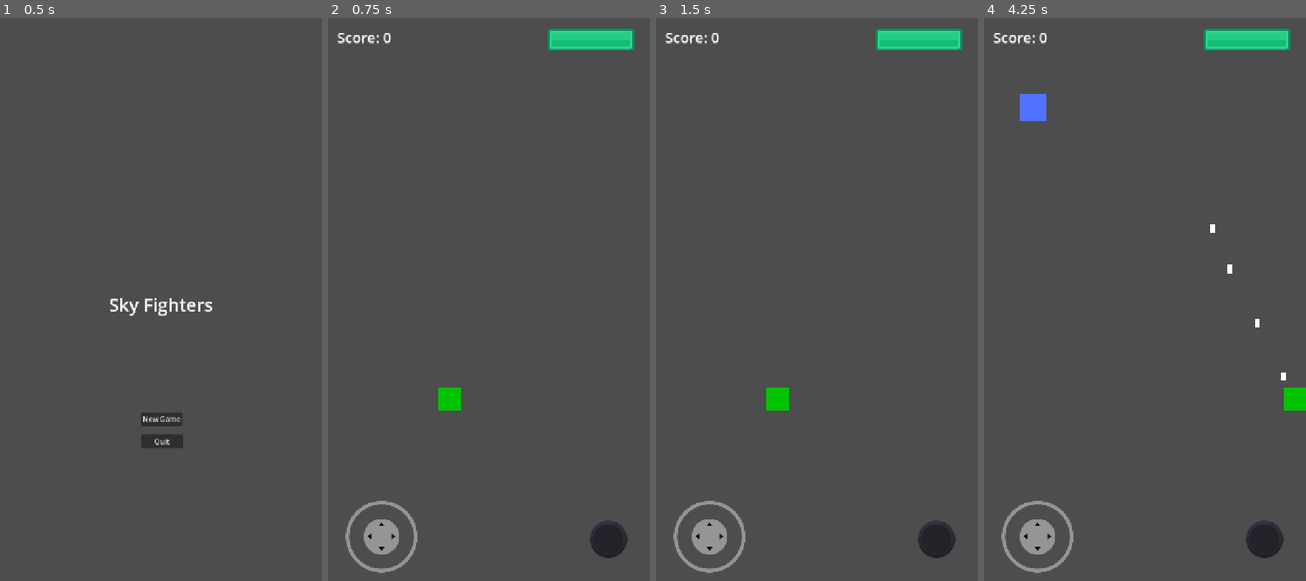
Above: before the commit, frames 1-4 (left to right).
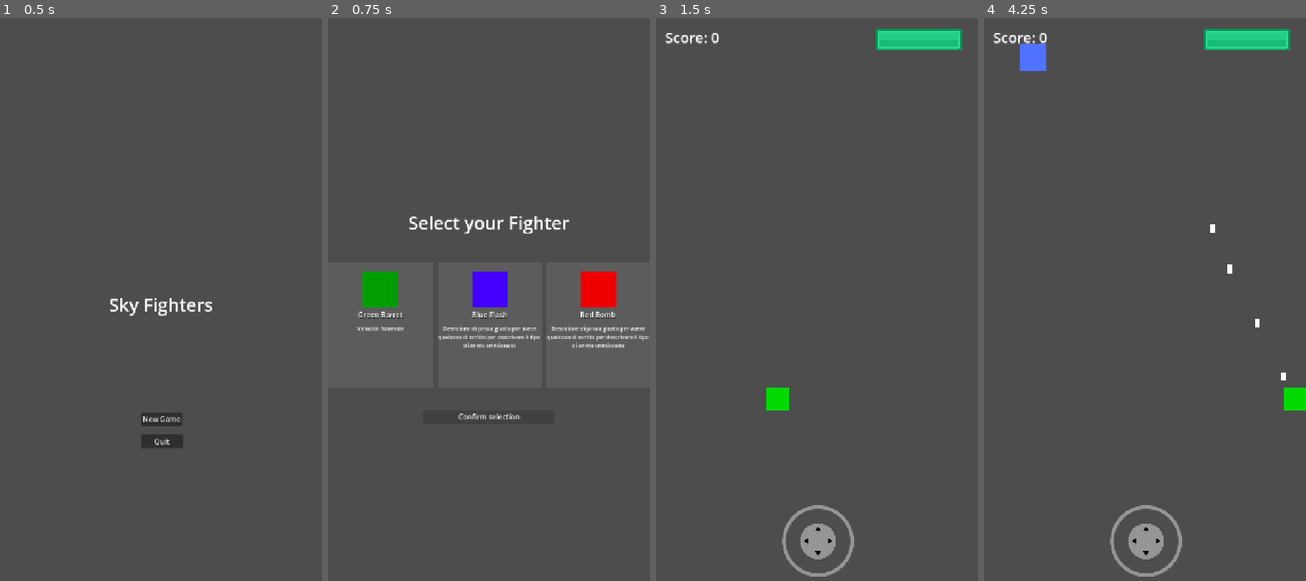
Above: after the commit, the same moments.

Repository: Crystopher/sky_fighters_1945
Game: Godot game, scene res://menu_principale.tscn
Two runs of this game, one before a commit and one after it. Both use one fixed random seed, a clock stepped at 60 frames per second and the inputs below.
Inputs (mouse positions are in pixels of both pictures, inside the frame that each line leads up to):
- Up to frame 1 (0.5 s): no input
- Up to frame 2 (0.75 s): click "New Game" at 0.5 s
- Up to frame 3 (1.5 s): click (817, 417) at 1.25 s, where only the run after the commit has a clickable "Confirm selection"
- Up to frame 4 (4.25 s): tap Enter at 2 s; move the mouse to (1215, 276) at 2.02 s; hold Right (ui_right) 2.03-2.75 s; tap Space (sparo) at 2.1, 3.6 s; click (1215, 276) at 2.17 s; drag from (1080, 333) to (1199, 400) at 2.77 s; move the mouse to (1177, 175) at 3.52 s; hold Right (ui_right) from 3.53 s (still down)

Frame 1 is identical in both runs. In frame 2, 7.0% of the frame differs, in the area x 2-100%, y 1-99%; in frame 3, 2.6%; in frame 4, 3.4%.

Commit message:
added player selection logic

Diff:
--- a/GameManager.gd
+++ b/GameManager.gd
@@ -6,6 +6,16 @@
 
 var current_level = 1
 var current_wave = 0
+
+# Carichiamo le scene dei giocatori disponibili
+const GIOCATORI_DISPONIBILI = {
+	"verde": preload("res://assets/characters/player_green.tscn"),
+	"blue": preload("res://assets/characters/player_blue.tscn"),
+	"rosso": preload("res://assets/characters/player_red.tscn")
+}
+
+# Memorizziamo la scelta attuale del giocatore (il verde sarà il default)
+var giocatore_selezionato = "verde"
 
 func reset_level():
 	punteggio_attuale = 0
--- /dev/null
+++ b/assets/characters/player_base.tscn
@@ -0,0 +1,46 @@
+[gd_scene load_steps=6 format=3 uid="uid://rcxd2yl0s8qt"]
+
+[ext_resource type="Script" uid="uid://c8ea6vawhlr11" path="res://assets/characters/scripts/player.gd" id="1_3rtcq"]
+[ext_resource type="PackedScene" uid="uid://ch2g7xbfx36fk" path="res://assets/characters/powerups/railgun.tscn" id="2_owjqt"]
+[ext_resource type="AudioStream" uid="uid://bhjyfmxkm5jm0" path="res://assets/characters/audio/explosion.wav" id="4_33bko"]
+[ext_resource type="AudioStream" uid="uid://c1l510bak2xg8" path="res://assets/characters/audio/hit.wav" id="4_gmphs"]
+
+[sub_resource type="RectangleShape2D" id="RectangleShape2D_rua17"]
+size = Vector2(52, 53)
+
+[node name="Giocatore" type="Area2D" groups=["giocatore"]]
+collision_mask = 12
+script = ExtResource("1_3rtcq")
+proiettile_scena = ExtResource("2_owjqt")
+
+[node name="ColorRect" type="ColorRect" parent="."]
+custom_minimum_size = Vector2(50, 50)
+offset_left = -25.0
+offset_top = -25.0
+offset_right = 25.0
+offset_bottom = 25.0
+color = Color(0, 0.768627, 0, 1)
+metadata/_edit_use_anchors_ = true
+
+[node name="CollisionShape2D" type="CollisionShape2D" parent="."]
+shape = SubResource("RectangleShape2D_rua17")
+
+[node name="SuonoMorte" type="AudioStreamPlayer" parent="."]
+stream = ExtResource("4_33bko")
+volume_db = 3.748
+
+[node name="SuonoColpo" type="AudioStreamPlayer" parent="."]
+stream = ExtResource("4_gmphs")
+volume_db = 5.0
+
+[node name="HitFlashTimer" type="Timer" parent="."]
+wait_time = 0.3
+one_shot = true
+ignore_time_scale = true
+
+[node name="AutofireTimer" type="Timer" parent="."]
+wait_time = 0.2
+
+[connection signal="area_entered" from="." to="." method="_on_area_entered"]
+[connection signal="timeout" from="HitFlashTimer" to="." method="_on_hit_flash_timer_timeout"]
+[connection signal="timeout" from="AutofireTimer" to="." method="_on_autofire_timer_timeout"]
--- /dev/null
+++ b/assets/characters/player_blu.tscn
@@ -0,0 +1,44 @@
+[gd_scene load_steps=5 format=3 uid="uid://vu56itgmovra"]
+
+[ext_resource type="Script" uid="uid://c8ea6vawhlr11" path="res://assets/characters/scripts/player.gd" id="1_i54va"]
+[ext_resource type="AudioStream" uid="uid://bhjyfmxkm5jm0" path="res://assets/characters/audio/explosion.wav" id="3_sljd5"]
+[ext_resource type="AudioStream" uid="uid://c1l510bak2xg8" path="res://assets/characters/audio/hit.wav" id="4_ipevg"]
+
+[sub_resource type="RectangleShape2D" id="RectangleShape2D_rua17"]
+size = Vector2(52, 53)
+
+[node name="GiocatoreBlue" type="Area2D" groups=["giocatore"]]
+collision_mask = 12
+script = ExtResource("1_i54va")
+
+[node name="ColorRect" type="ColorRect" parent="."]
+custom_minimum_size = Vector2(50, 50)
+offset_left = -25.0
+offset_top = -25.0
+offset_right = 25.0
+offset_bottom = 25.0
+color = Color(0.0862745, 0, 1, 1)
+metadata/_edit_use_anchors_ = true
+
+[node name="CollisionShape2D" type="CollisionShape2D" parent="."]
+shape = SubResource("RectangleShape2D_rua17")
+
+[node name="SuonoMorte" type="AudioStreamPlayer" parent="."]
+stream = ExtResource("3_sljd5")
+volume_db = 3.748
+
+[node name="SuonoColpo" type="AudioStreamPlayer" parent="."]
+stream = ExtResource("4_ipevg")
+volume_db = 5.0
+
+[node name="HitFlashTimer" type="Timer" parent="."]
+wait_time = 0.3
+one_shot = true
+ignore_time_scale = true
+
+[node name="AutofireTimer" type="Timer" parent="."]
+wait_time = 0.2
+
+[connection signal="area_entered" from="." to="." method="_on_area_entered"]
+[connection signal="timeout" from="HitFlashTimer" to="." method="_on_hit_flash_timer_timeout"]
+[connection signal="timeout" from="AutofireTimer" to="." method="_on_autofire_timer_timeout"]
--- /dev/null
+++ b/assets/characters/player_blue.tscn
@@ -0,0 +1,11 @@
+[gd_scene load_steps=3 format=3 uid="uid://dgnav3xvt7b08"]
+
+[ext_resource type="PackedScene" uid="uid://rcxd2yl0s8qt" path="res://assets/characters/player_base.tscn" id="1_qv3x8"]
+[ext_resource type="PackedScene" uid="uid://cbnywcke0hw8j" path="res://assets/characters/powerups/railgunlow.tscn" id="2_w3sbs"]
+
+[node name="Giocatore" instance=ExtResource("1_qv3x8")]
+velocita = 450.0
+proiettile_scena = ExtResource("2_w3sbs")
+
+[node name="ColorRect" parent="." index="0"]
+color = Color(0, 0, 1, 1)
--- /dev/null
+++ b/assets/characters/player_green.tscn
@@ -0,0 +1,47 @@
+[gd_scene load_steps=6 format=3 uid="uid://b88vek6t71s80"]
+
+[ext_resource type="Script" uid="uid://c8ea6vawhlr11" path="res://assets/characters/scripts/player.gd" id="1_l2c4c"]
+[ext_resource type="PackedScene" uid="uid://ch2g7xbfx36fk" path="res://assets/characters/powerups/railgun.tscn" id="2_dqfg1"]
+[ext_resource type="AudioStream" uid="uid://bhjyfmxkm5jm0" path="res://assets/characters/audio/explosion.wav" id="3_03p02"]
+[ext_resource type="AudioStream" uid="uid://c1l510bak2xg8" path="res://assets/characters/audio/hit.wav" id="4_u7xdr"]
+
+[sub_resource type="RectangleShape2D" id="RectangleShape2D_rua17"]
+size = Vector2(52, 53)
+
+[node name="GiocatoreVerde" type="Area2D" groups=["giocatore"]]
+collision_mask = 12
+script = ExtResource("1_l2c4c")
+proiettile_scena = ExtResource("2_dqfg1")
+energy_max = 12
+
+[node name="ColorRect" type="ColorRect" parent="."]
+custom_minimum_size = Vector2(50, 50)
+offset_left = -25.0
+offset_top = -25.0
+offset_right = 25.0
+offset_bottom = 25.0
+color = Color(0, 0.85098, 0, 1)
+metadata/_edit_use_anchors_ = true
+
+[node name="CollisionShape2D" type="CollisionShape2D" parent="."]
+shape = SubResource("RectangleShape2D_rua17")
+
+[node name="SuonoMorte" type="AudioStreamPlayer" parent="."]
+stream = ExtResource("3_03p02")
+volume_db = 3.748
+
+[node name="SuonoColpo" type="AudioStreamPlayer" parent="."]
+stream = ExtResource("4_u7xdr")
+volume_db = 5.0
+
+[node name="HitFlashTimer" type="Timer" parent="."]
+wait_time = 0.3
+one_shot = true
+ignore_time_scale = true
+
+[node name="AutofireTimer" type="Timer" parent="."]
+wait_time = 0.2
+
+[connection signal="area_entered" from="." to="." method="_on_area_entered"]
+[connection signal="timeout" from="HitFlashTimer" to="." method="_on_hit_flash_timer_timeout"]
+[connection signal="timeout" from="AutofireTimer" to="." method="_on_autofire_timer_timeout"]
--- a/assets/characters/player.tscn
+++ b/assets/characters/player_red.tscn
@@ -1,17 +1,19 @@
-[gd_scene load_steps=6 format=3 uid="uid://rcxd2yl0s8qt"]
+[gd_scene load_steps=6 format=3 uid="uid://u2pl5o8s73cp"]
 
-[ext_resource type="Script" uid="uid://c8ea6vawhlr11" path="res://assets/characters/player.gd" id="1_3rtcq"]
-[ext_resource type="PackedScene" uid="uid://ch2g7xbfx36fk" path="res://assets/powerups/railgun.tscn" id="2_owjqt"]
-[ext_resource type="AudioStream" uid="uid://bhjyfmxkm5jm0" path="res://assets/characters/audio/explosion.wav" id="4_33bko"]
-[ext_resource type="AudioStream" uid="uid://c1l510bak2xg8" path="res://assets/characters/audio/hit.wav" id="4_gmphs"]
+[ext_resource type="Script" uid="uid://c8ea6vawhlr11" path="res://assets/characters/scripts/player.gd" id="1_6gu8q"]
+[ext_resource type="PackedScene" uid="uid://bvj4siaxmvxa6" path="res://assets/characters/powerups/railgunhigh.tscn" id="2_6gu8q"]
+[ext_resource type="AudioStream" uid="uid://bhjyfmxkm5jm0" path="res://assets/characters/audio/explosion.wav" id="3_unxkj"]
+[ext_resource type="AudioStream" uid="uid://c1l510bak2xg8" path="res://assets/characters/audio/hit.wav" id="4_u8lqw"]
 
 [sub_resource type="RectangleShape2D" id="RectangleShape2D_rua17"]
 size = Vector2(52, 53)
 
-[node name="Giocatore" type="Area2D" groups=["giocatore"]]
+[node name="GiocatoreRosso" type="Area2D" groups=["giocatore"]]
 collision_mask = 12
-script = ExtResource("1_3rtcq")
-proiettile_scena = ExtResource("2_owjqt")
+script = ExtResource("1_6gu8q")
+velocita = 200.0
+proiettile_scena = ExtResource("2_6gu8q")
+energy_max = 15
 
 [node name="ColorRect" type="ColorRect" parent="."]
 custom_minimum_size = Vector2(50, 50)
@@ -19,18 +21,18 @@
 offset_top = -25.0
 offset_right = 25.0
 offset_bottom = 25.0
-color = Color(0, 0.768627, 0, 1)
+color = Color(1, 0, 0.0117647, 1)
 metadata/_edit_use_anchors_ = true
 
 [node name="CollisionShape2D" type="CollisionShape2D" parent="."]
 shape = SubResource("RectangleShape2D_rua17")
 
 [node name="SuonoMorte" type="AudioStreamPlayer" parent="."]
-stream = ExtResource("4_33bko")
+stream = ExtResource("3_unxkj")
 volume_db = 3.748
 
 [node name="SuonoColpo" type="AudioStreamPlayer" parent="."]
-stream = ExtResource("4_gmphs")
+stream = ExtResource("4_u8lqw")
 volume_db = 5.0
 
 [node name="HitFlashTimer" type="Timer" parent="."]
--- /dev/null
+++ b/assets/characters/powerups/railgun.tscn
@@ -0,0 +1,28 @@
+[gd_scene load_steps=4 format=3 uid="uid://ch2g7xbfx36fk"]
+
+[ext_resource type="Script" uid="uid://bd8svnqk4bb3f" path="res://assets/characters/powerups/scripts/railgun.gd" id="1_jdd78"]
+[ext_resource type="AudioStream" uid="uid://cc0vm327m7bwm" path="res://assets/characters/powerups/audio/railgun.ogg" id="2_0j7qk"]
+
+[sub_resource type="RectangleShape2D" id="RectangleShape2D_vwo73"]
+size = Vector2(10, 20)
+
+[node name="RailGun" type="Area2D" groups=["proiettili_giocatore"]]
+position = Vector2(253, 144)
+collision_layer = 2
+collision_mask = 4
+script = ExtResource("1_jdd78")
+
+[node name="ColorRect" type="ColorRect" parent="."]
+offset_left = -5.0
+offset_top = -10.0
+offset_right = 5.0
+offset_bottom = 10.0
+metadata/_edit_use_anchors_ = true
+
+[node name="CollisionShape2D" type="CollisionShape2D" parent="."]
+shape = SubResource("RectangleShape2D_vwo73")
+
+[node name="Sparo" type="AudioStreamPlayer" parent="."]
+stream = ExtResource("2_0j7qk")
+
+[connection signal="area_entered" from="." to="." method="_on_area_entered"]
--- a/assets/powerups/railgun.tscn
+++ b/assets/characters/powerups/railgunhigh.tscn
@@ -1,7 +1,7 @@
-[gd_scene load_steps=4 format=3 uid="uid://ch2g7xbfx36fk"]
+[gd_scene load_steps=4 format=3 uid="uid://bvj4siaxmvxa6"]
 
-[ext_resource type="Script" uid="uid://bd8svnqk4bb3f" path="res://assets/powerups/railgun.gd" id="1_jdd78"]
-[ext_resource type="AudioStream" uid="uid://cc0vm327m7bwm" path="res://assets/powerups/audio/railgun.ogg" id="2_0j7qk"]
+[ext_resource type="Script" uid="uid://bd8svnqk4bb3f" path="res://assets/characters/powerups/scripts/railgun.gd" id="1_l4pe1"]
+[ext_resource type="AudioStream" uid="uid://cc0vm327m7bwm" path="res://assets/characters/powerups/audio/railgun.ogg" id="2_bufex"]
 
 [sub_resource type="RectangleShape2D" id="RectangleShape2D_vwo73"]
 size = Vector2(10, 20)
@@ -10,7 +10,8 @@
 position = Vector2(253, 144)
 collision_layer = 2
 collision_mask = 4
-script = ExtResource("1_jdd78")
+script = ExtResource("1_l4pe1")
+damage = 1.4
 
 [node name="ColorRect" type="ColorRect" parent="."]
 offset_left = -5.0
@@ -23,6 +24,6 @@
 shape = SubResource("RectangleShape2D_vwo73")
 
 [node name="Sparo" type="AudioStreamPlayer" parent="."]
-stream = ExtResource("2_0j7qk")
+stream = ExtResource("2_bufex")
 
 [connection signal="area_entered" from="." to="." method="_on_area_entered"]
--- /dev/null
+++ b/assets/characters/powerups/railgunlow.tscn
@@ -0,0 +1,29 @@
+[gd_scene load_steps=4 format=3 uid="uid://cbnywcke0hw8j"]
+
+[ext_resource type="Script" uid="uid://bd8svnqk4bb3f" path="res://assets/characters/powerups/scripts/railgun.gd" id="1_n0gn0"]
+[ext_resource type="AudioStream" uid="uid://cc0vm327m7bwm" path="res://assets/characters/powerups/audio/railgun.ogg" id="2_as2hp"]
+
+[sub_resource type="RectangleShape2D" id="RectangleShape2D_vwo73"]
+size = Vector2(10, 20)
+
+[node name="RailGun" type="Area2D" groups=["proiettili_giocatore"]]
+position = Vector2(253, 144)
+collision_layer = 2
+collision_mask = 4
+script = ExtResource("1_n0gn0")
+damage = 0.6
+
+[node name="ColorRect" type="ColorRect" parent="."]
+offset_left = -5.0
+offset_top = -10.0
+offset_right = 5.0
+offset_bottom = 10.0
+metadata/_edit_use_anchors_ = true
+
+[node name="CollisionShape2D" type="CollisionShape2D" parent="."]
+shape = SubResource("RectangleShape2D_vwo73")
+
+[node name="Sparo" type="AudioStreamPlayer" parent="."]
+stream = ExtResource("2_as2hp")
+
+[connection signal="area_entered" from="." to="." method="_on_area_entered"]
--- a/assets/powerups/railgun.gd
+++ b/assets/characters/powerups/scripts/railgun.gd
@@ -1,6 +1,7 @@
 extends Area2D
 
-var velocita = 600.0
+@export var velocita = 600.0
+@export var damage = 1.0
 
 @onready var suono_sparo = $Sparo
 # _process viene chiamato a ogni frame, è ottimo per movimenti non legati alla fisica
--- a/assets/characters/player.gd
+++ b/assets/characters/scripts/player.gd
@@ -2,7 +2,6 @@
 
 # La parola chiave @export permette di modificare questa variabile direttamente dall'Inspector di Godot.
 @export var velocita = 300.0
-
 # Esportiamo una variabile di tipo "PackedScene"
 # Questo creerà uno slot nell'Inspector dove potremo trascinare la nostra scena del proiettile.
 @export var proiettile_scena: PackedScene
--- a/assets/enemies/scripts/enemy_base.gd
+++ b/assets/enemies/scripts/enemy_base.gd
@@ -32,7 +32,7 @@
 
 func _on_area_entered(area: Area2D) -> void:
 	if area.is_in_group("proiettili_giocatore"):
-		subire_danno(1)
+		subire_danno(area.damage)
 		area.queue_free()
 	elif area.is_in_group("giocatore"):
 		explode()
--- a/levels/livello_1-1.tscn
+++ b/levels/livello_1-1.tscn
@@ -1,6 +1,5 @@
-[gd_scene load_steps=7 format=3 uid="uid://6kombs85oynt"]
+[gd_scene load_steps=6 format=3 uid="uid://6kombs85oynt"]
 
-[ext_resource type="PackedScene" uid="uid://rcxd2yl0s8qt" path="res://assets/characters/player.tscn" id="1_e6ueo"]
 [ext_resource type="Script" uid="uid://n5m5c8deypol" path="res://levels/spawner_1-1.gd" id="2_hl8rc"]
 [ext_resource type="PackedScene" uid="uid://cve3mrdrtc0r" path="res://assets/enemies/enemy_base.tscn" id="3_ppx52"]
 [ext_resource type="PackedScene" uid="uid://b8judt8newgkh" path="res://ui.tscn" id="4_e6ueo"]
@@ -8,8 +7,6 @@
 [ext_resource type="PackedScene" uid="uid://b71kntjj50abx" path="res://assets/enemies/enemy_strafer.tscn" id="5_ppx52"]
 
 [node name="Livello1-1" type="Node2D"]
-
-[node name="Giocatore" parent="." instance=ExtResource("1_e6ueo")]
 
 [node name="WaveManager" type="Node" parent="."]
 script = ExtResource("2_hl8rc")
--- a/levels/spawner_1-1.gd
+++ b/levels/spawner_1-1.gd
@@ -33,6 +33,10 @@
 
 func _ready():
 	# Inizia la prima ondata all'avvio
+	var scena_giocatore = GameManager.GIOCATORI_DISPONIBILI[GameManager.giocatore_selezionato]
+	var nuovo_giocatore = scena_giocatore.instantiate()
+	get_parent().call_deferred("add_child", nuovo_giocatore)
+
 	start_next_wave()
 
 func start_next_wave():
--- a/menu_principale.gd
+++ b/menu_principale.gd
@@ -4,7 +4,8 @@
 	# get_tree() si riferisce all'albero delle scene del gioco.
 	# change_scene_to_file() carica una nuova scena, distruggendo quella attuale.
 	# "res://" è il percorso della cartella principale del tuo progetto.
-	get_tree().change_scene_to_file("res://levels/livello_1-1.tscn")
+	#get_tree().change_scene_to_file("res://levels/livello_1-1.tscn")
+	get_tree().change_scene_to_file("res://player_selection.tscn")
 
 func _on_button_2_pressed() -> void:
 	# Questo comando chiude l'applicazione.
--- /dev/null
+++ b/player_selection.gd
@@ -0,0 +1,27 @@
+extends Control
+
+@onready var fighter01 = $GridContainer/Fighter01
+@onready var fighter02 = $GridContainer/Fighter02
+@onready var fighter03 = $GridContainer/Fighter03
+
+var selection = null
+
+func _on_button_2_button_down() -> void:
+	$Click.play()
+
+func _on_button_2_pressed() -> void:
+	get_tree().change_scene_to_file("res://levels/livello_1-1.tscn")
+
+func _ready() -> void:
+	var fighters_selection = get_tree().get_nodes_in_group("player_selection")
+	for fighter_select in fighters_selection:
+		fighter_select.fighter_selected.connect(on_fighter_selection)
+
+func on_fighter_selection(hero_key, fighter):
+	selection = fighter
+	var fighters_selection = get_tree().get_nodes_in_group("player_selection")
+	for fighter_select in fighters_selection:
+		fighter_select.is_selected = false
+
+	selection.is_selected = true
+	GameManager.giocatore_selezionato = hero_key
--- /dev/null
+++ b/player_selection.tscn
@@ -0,0 +1,87 @@
+[gd_scene load_steps=4 format=3 uid="uid://crh55wx3d22ph"]
+
+[ext_resource type="Script" uid="uid://c81xqkk8ie1qb" path="res://player_selection.gd" id="1_icves"]
+[ext_resource type="AudioStream" uid="uid://cae3k4j0ximp5" path="res://audio/switch3.ogg" id="2_tf1hx"]
+[ext_resource type="PackedScene" uid="uid://hm4tuawag23b" path="res://selections/fighter_selection_base.tscn" id="3_tf1hx"]
+
+[node name="MenuSelezionaGiocatore" type="Control"]
+layout_mode = 3
+anchors_preset = 15
+anchor_right = 1.0
+anchor_bottom = 1.0
+grow_horizontal = 2
+grow_vertical = 2
+script = ExtResource("1_icves")
+
+[node name="Titolo" type="Label" parent="."]
+layout_mode = 1
+anchors_preset = 14
+anchor_top = 0.5
+anchor_right = 1.0
+anchor_bottom = 0.5
+offset_top = -210.5
+offset_bottom = -155.5
+grow_horizontal = 2
+grow_vertical = 2
+theme_override_font_sizes/font_size = 40
+text = "Select your Fighter"
+horizontal_alignment = 1
+
+[node name="Button2" type="Button" parent="."]
+layout_mode = 1
+anchors_preset = 14
+anchor_top = 0.5
+anchor_right = 1.0
+anchor_bottom = 0.5
+offset_left = 212.0
+offset_top = 235.0
+offset_right = -214.0
+offset_bottom = 266.0
+grow_horizontal = 2
+grow_vertical = 2
+text = "Confirm selection"
+
+[node name="Click" type="AudioStreamPlayer" parent="."]
+stream = ExtResource("2_tf1hx")
+
+[node name="GridContainer" type="GridContainer" parent="."]
+layout_mode = 1
+anchors_preset = 14
+anchor_top = 0.5
+anchor_right = 1.0
+anchor_bottom = 0.5
+offset_top = -94.0
+offset_bottom = 184.0
+grow_horizontal = 2
+grow_vertical = 2
+theme_override_constants/h_separation = 10
+columns = 3
+
+[node name="Fighter01" parent="GridContainer" groups=["player_selection"] instance=ExtResource("3_tf1hx")]
+layout_mode = 2
+size_flags_horizontal = 3
+size_flags_vertical = 3
+Description = "Velocità: Normale"
+Avatar = Color(0, 0.619608, 0, 1)
+HeroKey = "verde"
+
+[node name="Fighter02" parent="GridContainer" groups=["player_selection"] instance=ExtResource("3_tf1hx")]
+layout_mode = 2
+size_flags_horizontal = 3
+size_flags_vertical = 3
+Name = "Blue Flash"
+Description = "Desrizione di prova giusto per avere qualcosa di scritto per descrivere il tipo di aereo selezionato"
+Avatar = Color(0.266769, 0.00284106, 1, 1)
+HeroKey = "blue"
+
+[node name="Fighter03" parent="GridContainer" groups=["player_selection"] instance=ExtResource("3_tf1hx")]
+layout_mode = 2
+size_flags_horizontal = 3
+size_flags_vertical = 3
+Name = "Red Bomb"
+Description = "Desrizione di prova giusto per avere qualcosa di scritto per descrivere il tipo di aereo selezionato"
+Avatar = Color(0.933333, 0, 0, 1)
+HeroKey = "rosso"
+
+[connection signal="button_down" from="Button2" to="." method="_on_button_2_button_down"]
+[connection signal="pressed" from="Button2" to="." method="_on_button_2_pressed"]
--- /dev/null
+++ b/selections/fighter_01.tscn
@@ -0,0 +1,9 @@
+[gd_scene load_steps=2 format=3 uid="uid://b01gb4j0co0fc"]
+
+[ext_resource type="PackedScene" uid="uid://hm4tuawag23b" path="res://selections/fighter_selection_base.tscn" id="1_72rp0"]
+
+[node name="Fighter01" instance=ExtResource("1_72rp0")]
+Name = "Green Barret"
+Description = "Green BarretGreen BarretGreen BarretGreen BarretGreen BarretGreen BarretGreen BarretGreen Barret Green Barret Green Barret Green Barret Green Barret"
+Avatar = Color(0, 1, 0, 1)
+HeroKey = null
--- /dev/null
+++ b/selections/fighter_selection_base.gd
@@ -0,0 +1,45 @@
+@tool
+
+extends Control
+
+signal fighter_selected(hero_selected_key, fighter)
+
+@onready var bgColor = $Bg.color
+
+var is_selected := false:
+	set(value):
+		_highlightSelection(value)
+
+func _highlightSelection(selected):
+	if selected:
+		$Bg.color = Color("0000003c")
+	else:
+		$Bg.color = bgColor
+
+
+@export var Name := "Green Berret":
+	set(v):
+		if $Name != null:
+			$Name.text = v
+	get:
+		return $Name.text
+
+@export var Description: String:
+	set(value):
+		if $Description != null:
+			$Description.text = value
+	get:
+		return $Description.text
+
+@export var Avatar: Color:
+	set(value):
+		if $Avatar != null:
+			$Avatar.color = value
+	get:
+		return $Avatar.color
+
+@export var HeroKey: String
+
+
+func _on_button_pressed() -> void:
+	fighter_selected.emit(HeroKey, self)
--- /dev/null
+++ b/selections/fighter_selection_base.tscn
@@ -0,0 +1,79 @@
+[gd_scene load_steps=2 format=3 uid="uid://hm4tuawag23b"]
+
+[ext_resource type="Script" uid="uid://jtr657lw2yjc" path="res://selections/fighter_selection_base.gd" id="1_riepq"]
+
+[node name="Fighter" type="Control"]
+layout_mode = 3
+anchors_preset = 0
+offset_right = 214.0
+offset_bottom = 272.0
+script = ExtResource("1_riepq")
+Name = "Green Barret"
+Description = "Green BarretGreen BarretGreen BarretGreen BarretGreen BarretGreen BarretGreen BarretGreen Barret Green Barret Green Barret Green Barret Green Barret"
+Avatar = Color(0, 1, 0, 1)
+HeroKey = null
+
+[node name="Bg" type="ColorRect" parent="."]
+layout_mode = 1
+anchors_preset = 15
+anchor_right = 1.0
+anchor_bottom = 1.0
+grow_horizontal = 2
+grow_vertical = 2
+color = Color(0.564962, 0.564962, 0.564962, 0.235294)
+
+[node name="Avatar" type="ColorRect" parent="."]
+clip_contents = true
+layout_mode = 1
+anchors_preset = 5
+anchor_left = 0.5
+anchor_right = 0.5
+offset_left = -40.0
+offset_top = 20.0
+offset_right = 40.0
+offset_bottom = 100.0
+grow_horizontal = 2
+pivot_offset = Vector2(40, 0)
+color = Color(0, 1, 0, 1)
+
+[node name="Name" type="RichTextLabel" parent="."]
+custom_minimum_size = Vector2(0, 25)
+layout_mode = 1
+anchors_preset = 10
+anchor_right = 1.0
+offset_top = 105.0
+offset_bottom = 130.0
+grow_horizontal = 2
+theme_override_colors/font_shadow_color = Color(0.114897, 0.114897, 0.114897, 1)
+text = "Green Barret"
+horizontal_alignment = 1
+
+[node name="Description" type="RichTextLabel" parent="."]
+custom_minimum_size = Vector2(0, 25)
+layout_mode = 1
+anchors_preset = 15
+anchor_right = 1.0
+anchor_bottom = 1.0
+offset_top = 138.0
+offset_bottom = -3.0
+grow_horizontal = 2
+grow_vertical = 2
+theme_override_colors/font_shadow_color = Color(0.362829, 0.362829, 0.362829, 1)
+theme_override_constants/outline_size = 0
+theme_override_constants/shadow_outline_size = 6
+theme_override_font_sizes/normal_font_size = 12
+text = "Green BarretGreen BarretGreen BarretGreen BarretGreen BarretGreen BarretGreen BarretGreen Barret Green Barret Green Barret Green Barret Green Barret"
+scroll_active = false
+horizontal_alignment = 1
+
+[node name="Button" type="Button" parent="."]
+modulate = Color(1, 1, 1, 0)
+self_modulate = Color(1, 1, 1, 0)
+layout_mode = 1
+anchors_preset = 15
+anchor_right = 1.0
+anchor_bottom = 1.0
+grow_horizontal = 2
+grow_vertical = 2
+
+[connection signal="pressed" from="Button" to="." method="_on_button_pressed"]
--- a/ui.tscn
+++ b/ui.tscn
@@ -1,11 +1,10 @@
-[gd_scene load_steps=7 format=3 uid="uid://b8judt8newgkh"]
+[gd_scene load_steps=6 format=3 uid="uid://b8judt8newgkh"]
 
 [ext_resource type="Script" uid="uid://c4muymr755akf" path="res://score_label.gd" id="1_fyqef"]
 [ext_resource type="Script" uid="uid://bm0phe1hmry01" path="res://ui.gd" id="1_n5ude"]
 [ext_resource type="PackedScene" uid="uid://dmr0fcamx7t56" path="res://addons/virtual_joystick/virtual_joystick_scene.tscn" id="3_27fn8"]
 [ext_resource type="Texture2D" uid="uid://o6fhey80pfaw" path="res://images/energy_under.png" id="4_ibotj"]
 [ext_resource type="Texture2D" uid="uid://tdak7yaa88li" path="res://images/energy_progress.png" id="5_n5ude"]
-[ext_resource type="Texture2D" uid="uid://dl24esad662ex" path="res://images/button_circle.png" id="6_n5ude"]
 
 [node name="UI" type="CanvasLayer"]
 script = ExtResource("1_n5ude")
@@ -22,33 +21,17 @@
 [node name="Virtual Joystick" parent="." groups=["virtual_joystick"] instance=ExtResource("3_27fn8")]
 modulate = Color(0.585062, 0.585062, 0.585062, 1)
 self_modulate = Color(0.493545, 0.493546, 0.493546, 1)
-offset_left = -1.0
-offset_top = -242.0
-offset_right = 299.0
-offset_bottom = 58.0002
+anchors_preset = 12
+anchor_right = 1.0
+offset_top = -224.0
+offset_right = 184.0
+offset_bottom = 56.0
+grow_horizontal = 2
 scale = Vector2(0.8, 0.8)
 pressed_color = Color(0.396889, 0.396889, 0.396889, 1)
 deadzone_size = 4.0
 clampzone_size = 51.0
 joystick_mode = 2
-
-[node name="ControlFire" type="Control" parent="."]
-layout_mode = 3
-anchors_preset = 3
-anchor_left = 1.0
-anchor_top = 1.0
-anchor_right = 1.0
-anchor_bottom = 1.0
-offset_left = -40.0
-offset_top = -40.0
-grow_horizontal = 0
-grow_vertical = 0
-
-[node name="Fire" type="TouchScreenButton" parent="ControlFire"]
-position = Vector2(-95, -118)
-scale = Vector2(1.3, 1.3)
-texture_normal = ExtResource("6_n5ude")
-action = "sparo"
 
 [node name="HealthBar" type="TextureProgressBar" parent="."]
 anchors_preset = 1
Not shown, added: assets/characters/powerups/audio/railgun.ogg.import
Renamed: assets/powerups/railgun.gd.uid -> assets/characters/powerups/scripts/railgun.gd.uid
Renamed: assets/characters/player.gd.uid -> assets/characters/scripts/player.gd.uid
Not shown, removed: assets/powerups/audio/railgun.ogg.import
Not shown, added: player_selection.gd.uid
Not shown, added: selections/fighter_selection_base.gd.uid
Not shown, added: assets/characters/powerups/audio/railgun.ogg
